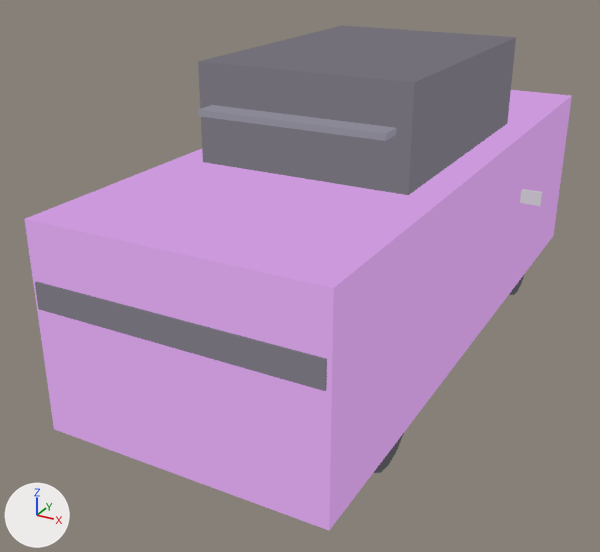
The glTF model public/assets/vehicles/sedan.glb: old version first, new version second.
Before and after are seen from a camera (50 mm lens) standing at (2.33, -5.19, 2.4) and looking at (-0.3, -0.42, 0.01). Every picture has the same lights, and +X, +Y and +Z are marked at lower left. The older version comes first. Where no turn or scale is listed for an object, it has been applied to the vertices.

Script lines for the objects in view, before the commit:
```python
me_body = bpy.data.meshes.new('Body')
me_body.from_pydata(...)  # a box spanning x -0.9..0.9, y -2.3..2.3, z -0.65..0.65
me_body.materials.append(mat_body_vertex_color)
me_cabin = bpy.data.meshes.new('Cabin')
me_cabin.from_pydata(...)  # a box spanning x -0.7..0.7, y -0.99..0.99, z -0.38..0.38
me_cabin.materials.append(mat_cabin_vertex_color)
me_rearbumper = bpy.data.meshes.new('RearBumper')
me_rearbumper.from_pydata(...)  # a box spanning x -0.87..0.87, y -0.06..0.06, z -0.08..0.08
me_rearbumper.materials.append(mat_rearbumper_vertex_color)
me_rearwindow = bpy.data.meshes.new('RearWindow')
me_rearwindow.from_pydata(...)  # a box spanning x -0.612..0.612, y -0.24..0.24, z -0.02..0.02
me_rearwindow.materials.append(mat_rearwindow_vertex_color)
ob_body = bpy.data.objects.new('Body', me_body)
ob_body.location = (0.0, 0.0, 0.28)
ob_cabin = bpy.data.objects.new('Cabin', me_cabin)
ob_cabin.location = (0.0, 0.02, 1.184)
ob_rearbumper = bpy.data.objects.new('RearBumper', me_rearbumper)
ob_rearbumper.location = (0.0, -2.254, 0.5)
ob_rearwindow = bpy.data.objects.new('RearWindow', me_rearwindow)
ob_rearwindow.location = (0.0, -0.88, 1.285)
```
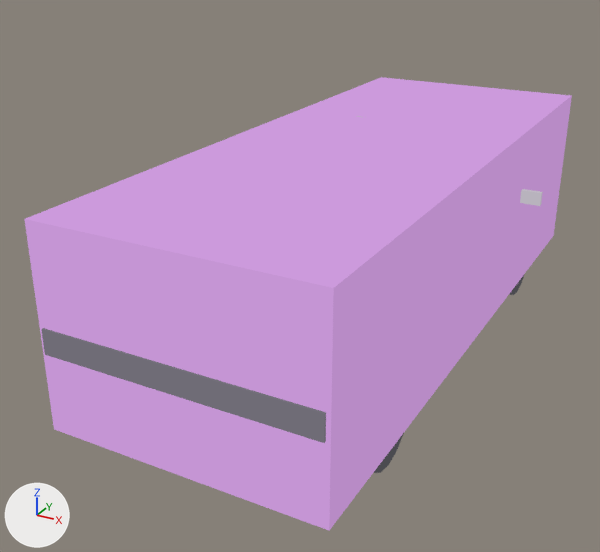
Changed parts and their boxes [x1, y1, x2, y2] in the pictures (600 x 552 px):
'Cabin', moved (not visible afterwards): before [198, 26, 516, 195]
'RearBumper', moved: before [35, 282, 327, 391]; after [41, 328, 326, 443]
'RearWindow', moved (not visible afterwards): before [198, 105, 397, 141]

What changed in the scene script:
```text
Change ob_cabin:
    ob_cabin.location: (0.0, 0.02, 1.184) -> (0.0, 0.02, 0.526)
Change ob_rearwindow:
    ob_rearwindow.location: (0.0, -0.88, 1.285) -> (0.0, -0.88, 0.802)
Change ob_rearbumper:
    ob_rearbumper.location: (0.0, -2.254, 0.5) -> (0.0, -2.254, 0.22)
```
